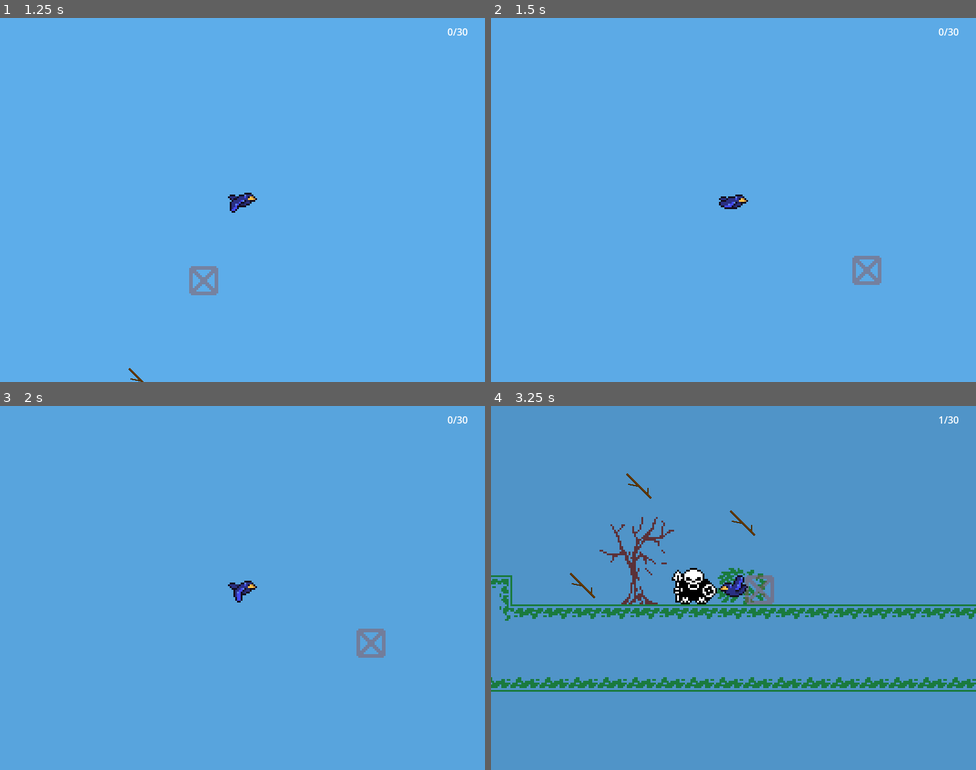
Above: before the commit, frames 1-4 (two rows, left to right).
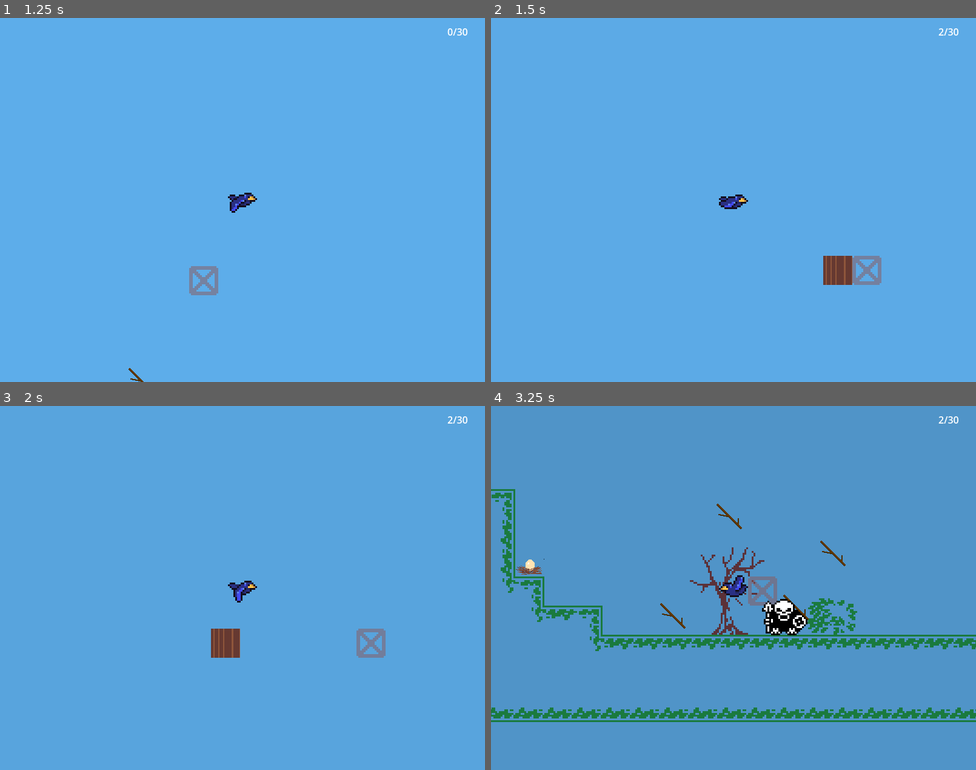
Above: after the commit, the same moments.

Repository: Gladiu/Birds-jam
Game: Godot game, scene res://scn/main.tscn
Same seed, same stepped clock (60 frames per second), same inputs: the game is played once before the commit and once after it.
Inputs (mouse positions are in pixels of both pictures, inside the frame that each line leads up to):
- Up to frame 1 (1.25 s): move the mouse to (218, 272) at 0.52 s; hold D (move_right) from 0.53 s (still down); hold Space (fly) from 0.53 s (still down)
- Up to frame 2 (1.5 s): keep holding D (move_right); move the mouse to (879, 254) at 1.27 s; release Space (fly) at 1.28 s; click (879, 254) at 1.35 s
- Up to frame 3 (2 s): keep holding D (move_right)
- Up to frame 4 (3.25 s): move the mouse to (588, 533) at 2.02 s; release D (move_right) at 2.03 s; hold A (move_left) from 2.03 s (still down); right-click (588, 533) at 2.1 s; move the mouse to (757, 588) at 2.77 s; tap Space (fly) at 2.85 s

Frame 1 is identical in both runs. In frame 2, 0.5% of the frame differs, in the area x 68-94%, y 2-74%; in frame 3, 0.5%; in frame 4, 12%, in the area x 0-100%, y 2-87%.

Commit message:
Global state holder added

Diff:
--- a/project.godot
+++ b/project.godot
@@ -14,6 +14,10 @@
 run/main_scene="uid://c5s73cfo1rpsc"
 config/features=PackedStringArray("4.4", "Forward Plus")
 config/icon="res://icon.svg"
+
+[autoload]
+
+Global="*res://src/global.gd"
 
 [display]
 
--- /dev/null
+++ b/scn/Global.tscn
@@ -0,0 +1,3 @@
+[gd_scene format=3 uid="uid://dmmefphv1qedb"]
+
+[node name="Global" type="Node"]
--- a/src/building_manager.gd
+++ b/src/building_manager.gd
@@ -11,14 +11,13 @@
 @onready var tile_map: TileMapLayer = $BuildingTilemap
 @onready var preview_tile_map: TileMapLayer = $PreviewTilemap
 @onready var preview_active = true
-@onready var holded_sticks: int = 0:
+@onready var holded_sticks: int = 5:
 	set(value):
 		holded_sticks = value
 		stick_counter_updated.emit(holded_sticks)
 
 
 var _block_cost = 3
-
 
 func add_sticks(sticks_count) -> bool:
 	if holded_sticks + sticks_count > MAX_CAPACITY:
@@ -31,6 +30,9 @@
 func destroy_block(rid) -> bool:
 	return tile_map.destroy_block(rid)
 
+
+func _ready():
+	stick_counter_updated.emit(holded_sticks)
 
 func _physics_process(_delta):
 	if preview_active:
--- /dev/null
+++ b/src/egg_data.gd
@@ -0,0 +1,5 @@
+extends Resource
+class_name EggData
+
+var position: Vector2
+var id
--- /dev/null
+++ b/src/egg_data.tres
@@ -0,0 +1,6 @@
+[gd_resource type="Resource" load_steps=2 format=3 uid="uid://cre2ubysatibk"]
+
+[ext_resource type="Script" uid="uid://dlt568vmm7wee" path="res://src/egg_data.gd" id="1_14fbc"]
+
+[resource]
+script = ExtResource("1_14fbc")
--- a/src/egg_nest.gd
+++ b/src/egg_nest.gd
@@ -2,13 +2,20 @@
 class_name EggNest
 
 
-signal egg_destroyed;
+signal egg_destroyed(instance_id)
+signal egg_created(instance_id)
 
 
 func _ready():
-	pass
+	egg_created.connect(Global.add_egg_data)
+	egg_destroyed.connect(Global.remove_egg)
+	var egg_data: EggData = EggData.new()
+	egg_data.id = get_instance_id()
+	egg_data.position = global_position
+	egg_created.emit(egg_data)
 
 
 func destroy_egg():
+	var instance_id = get_instance_id()
 	queue_free()
-	egg_destroyed.emit()
+	egg_destroyed.emit(instance_id)
--- /dev/null
+++ b/src/global.gd
@@ -0,0 +1,13 @@
+extends Node
+
+var eggs = []
+
+func add_egg_data(egg_data: EggData):
+	eggs.append(egg_data)
+
+
+func remove_egg(instance_id):
+	for egg in eggs:
+		if egg.id == instance_id:
+			eggs.erase(egg)
+			return
Not shown, added: src/egg_data.gd.uid
Not shown, added: src/global.gd.uid
